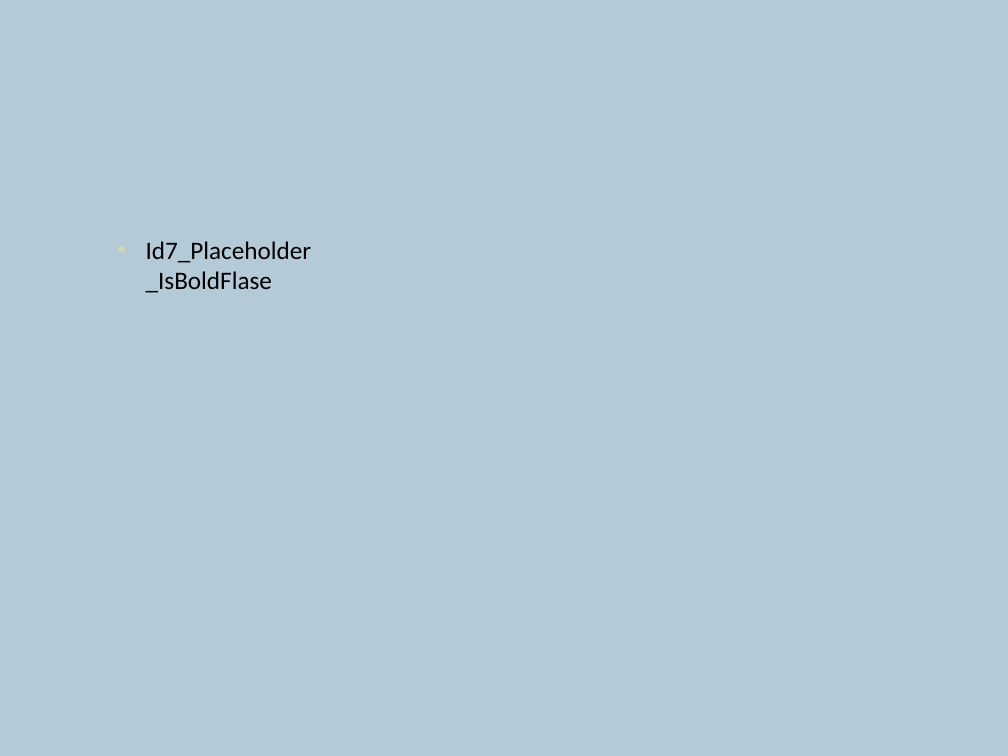
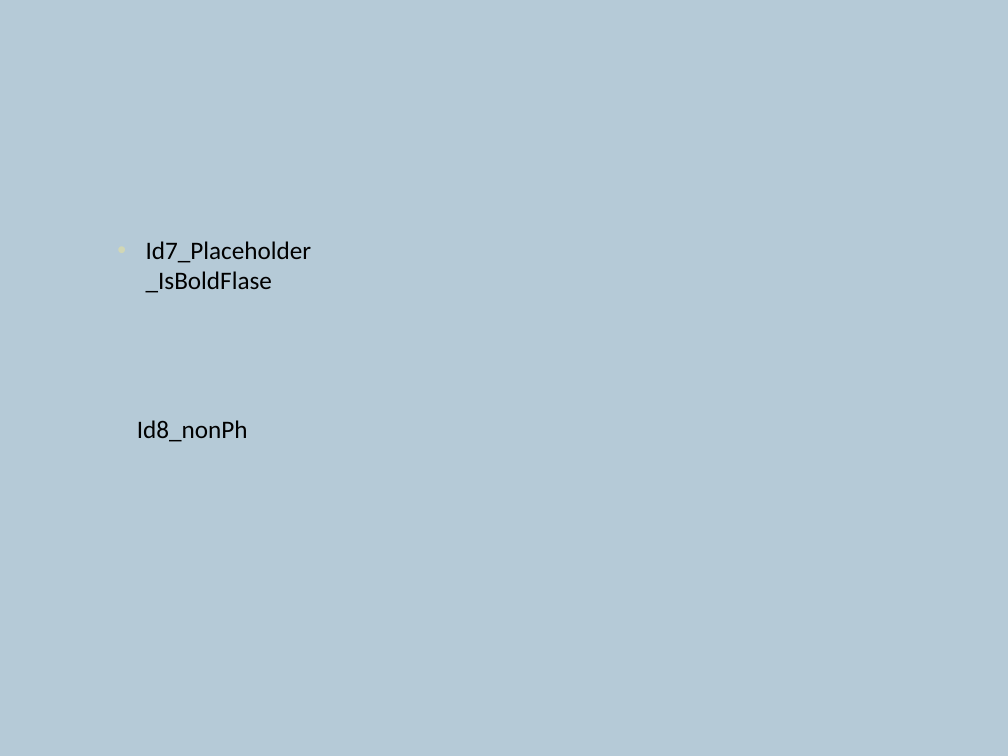
Before and after one commit to ShapeCrawler/ShapeCrawler, a slide deck: slide 3 of ShapeCrawler.Tests.Unit/Resource/020.pptx. Drawn at 1008x756 pixels with LibreOffice and Linux fonts; fonts in the diff are those of the drawing. Boxes give left, top, right and bottom in pixels: in the first picture for what was removed or moved away, otherwise in the second. Text is boxed around its words. In the diff, an @@ line names an element or a change of style, - is before the commit and + after.

```diff
--- a/ShapeCrawler.Tests.Unit/Resource/020.pptx
+++ b/ShapeCrawler.Tests.Unit/Resource/020.pptx
@@ text added at (137,420,248,442), 18 pt, text #000000 @@
+Id8_nonPh
```
Also in this commit, not shown: 17 other files.
